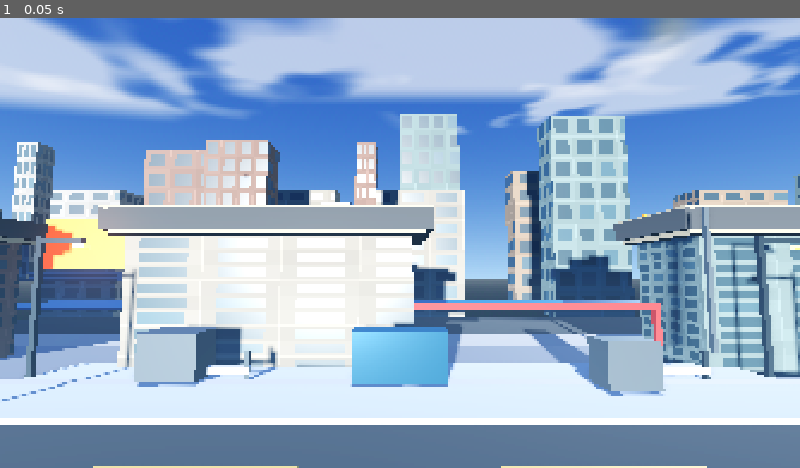
Above: before the commit, frame 1.
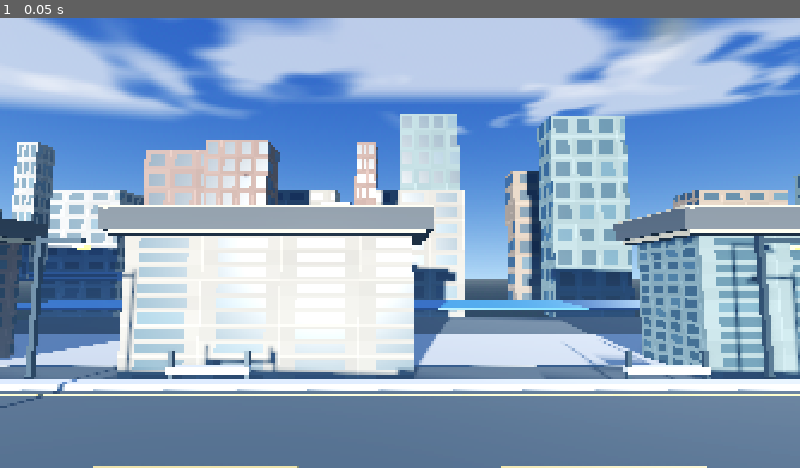
Above: after the commit, the same moment.

Repository: nnamdinwali/shadow-killer
Game: Godot game, scene res://node_3d.tscn
Same seed, same stepped clock (60 frames per second), same inputs: the game is played once before the commit and once after it.
Inputs:
- Up to frame 1 (0.05 s): no input

The runs differ from the first frame. In frame 1, 18% of the frame differs, in the area x 0-100%, y 42-91%.

Commit message:
Replace continuous floor with collidable rooftop route

Diff:
--- a/city_polish.gd
+++ b/city_polish.gd
@@ -194,7 +194,7 @@
 	var building_material := _facade_material(index)
 	_box_with_material("RooftopBuilding_%02d" % index, building_center, building_size, building_material)
 	_box_with_material("RooftopBuildingCap_%02d" % index, Vector3(center.x, center.y - 0.40, center.z), Vector3(size.x * 0.96, 0.16, size.z * 0.92), rooftop_edge)
-	_box("TraversalRoof_%02d" % index, center, size, rooftop)
+	_solid_box("TraversalRoof_%02d" % index, center, size, rooftop)
 	_box("TraversalRoofEdge_%02d" % index, center + Vector3(0.0, size.y * 0.52, size.z * 0.48), Vector3(size.x, 0.12, 0.14), rooftop_edge)
 	_box("TraversalRoofTrim_%02d" % index, center + Vector3(-size.x * 0.48, size.y * 0.52, 0.0), Vector3(0.14, 0.12, size.z), rooftop_edge)
 	# Small rooftop service blocks make the platforms feel occupied and give
@@ -274,6 +274,22 @@
 	if body.is_in_group("player"):
 		body.set_meta("fell_from_city", true)
 
+
+func _solid_box(node_name: String, position: Vector3, size: Vector3, material: Material) -> StaticBody3D:
+	var body := StaticBody3D.new()
+	body.name = node_name
+	body.position = position
+	var mesh_instance := _mesh_box("Mesh", Vector3.ZERO, size, material)
+	body.add_child(mesh_instance)
+	var collision := CollisionShape3D.new()
+	collision.name = "CollisionShape3D"
+	var shape := BoxShape3D.new()
+	shape.size = size
+	collision.shape = shape
+	body.add_child(collision)
+	generated_root.add_child(body)
+	return body
+
 func _box(node_name: String, position: Vector3, size: Vector3, material: Material) -> MeshInstance3D:
 	var mesh_instance := _mesh_box(node_name, position, size, material)
 	generated_root.add_child(mesh_instance)
--- a/node_3d.tscn
+++ b/node_3d.tscn
@@ -134,14 +134,6 @@
 [node name="EnvironmentShowcase" type="Node3D"]
 script = ExtResource("1_city_polish")
 
-[node name="Ground" type="StaticBody3D" parent="."]
-
-[node name="Mesh" type="MeshInstance3D" parent="Ground"]
-mesh = SubResource("BoxMesh_ground")
-
-[node name="CollisionShape3D" type="CollisionShape3D" parent="Ground"]
-shape = SubResource("BoxShape3D_ground")
-
 [node name="Camera3D" type="Camera3D" parent="."]
 transform = Transform3D(1, 0, 0, 0, 0.99619466, -0.08715573, 0, 0.08715573, 0.99619466, 0, 3, 8)
 current = true
@@ -263,74 +255,6 @@
 scale = Vector3(10, 8, 2.5)
 material_override = SubResource("ShaderMaterial_city_near")
 mesh = SubResource("BoxMesh_city")
-
-[node name="RooftopPlatform" type="MeshInstance3D" parent="."]
-position = Vector3(0, 0.18, -2.5)
-scale = Vector3(20, 0.35, 5)
-material_override = SubResource("StandardMaterial_platform")
-mesh = SubResource("BoxMesh_city")
-
-[node name="RooftopSide" type="MeshInstance3D" parent="."]
-position = Vector3(0, -0.15, -2.5)
-scale = Vector3(20, 0.3, 5.1)
-material_override = SubResource("StandardMaterial_platform_side")
-mesh = SubResource("BoxMesh_city")
-
-[node name="RedRailLeft" type="MeshInstance3D" parent="."]
-position = Vector3(-8, 1.2, -4.8)
-scale = Vector3(0.18, 2.1, 0.18)
-material_override = SubResource("StandardMaterial_rail")
-mesh = SubResource("BoxMesh_rail")
-
-[node name="RedRailRight" type="MeshInstance3D" parent="."]
-position = Vector3(8, 1.2, -4.8)
-scale = Vector3(0.18, 2.1, 0.18)
-material_override = SubResource("StandardMaterial_rail")
-mesh = SubResource("BoxMesh_rail")
-
-[node name="RedRailTop" type="MeshInstance3D" parent="."]
-position = Vector3(0, 2.15, -4.8)
-scale = Vector3(16, 0.18, 0.18)
-material_override = SubResource("StandardMaterial_rail")
-mesh = SubResource("BoxMesh_rail")
-
-[node name="RooftopDetails" type="Node3D" parent="."]
-
-[node name="VentLeft" type="MeshInstance3D" parent="RooftopDetails"]
-position = Vector3(-5.8, 1.05, -2.8)
-scale = Vector3(1.5, 1.2, 1.1)
-material_override = SubResource("StandardMaterial_rooftop")
-mesh = SubResource("BoxMesh_prop")
-
-[node name="VentRight" type="MeshInstance3D" parent="RooftopDetails"]
-position = Vector3(5.4, 1.0, -2.0)
-scale = Vector3(1.25, 1.1, 1.0)
-material_override = SubResource("StandardMaterial_rooftop")
-mesh = SubResource("BoxMesh_prop")
-
-[node name="GlassCabin" type="MeshInstance3D" parent="RooftopDetails"]
-position = Vector3(0, 1.05, -2.9)
-scale = Vector3(2.4, 1.25, 1.2)
-material_override = SubResource("StandardMaterial_glass")
-mesh = SubResource("BoxMesh_prop")
-
-[node name="BillboardLeft" type="MeshInstance3D" parent="RooftopDetails"]
-position = Vector3(-12.5, 4.4, -8.5)
-scale = Vector3(3.8, 2.1, 0.18)
-material_override = SubResource("StandardMaterial_sign")
-mesh = SubResource("BoxMesh_prop")
-
-[node name="BillboardRight" type="MeshInstance3D" parent="RooftopDetails"]
-position = Vector3(12.5, 5.0, -10.0)
-scale = Vector3(3.2, 1.7, 0.18)
-material_override = SubResource("StandardMaterial_sign")
-mesh = SubResource("BoxMesh_prop")
-
-[node name="Antenna" type="MeshInstance3D" parent="RooftopDetails"]
-position = Vector3(8.5, 3.0, -3.2)
-scale = Vector3(0.12, 4.0, 0.12)
-material_override = SubResource("StandardMaterial_rooftop")
-mesh = SubResource("BoxMesh_prop")
 
 [node name="FillLight" type="DirectionalLight3D" parent="."]
 rotation_degrees = Vector3(-28, 145, 0)
